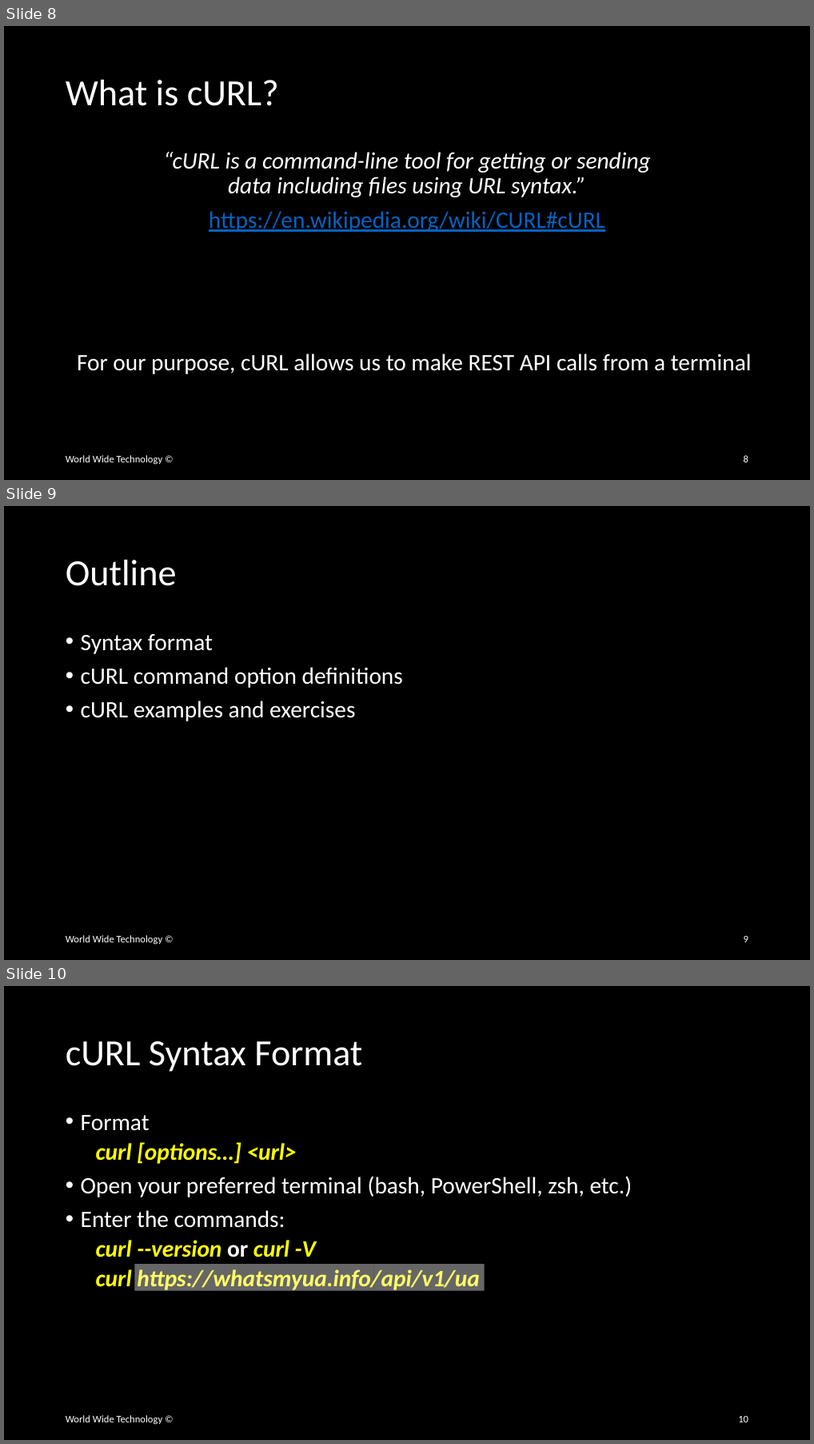
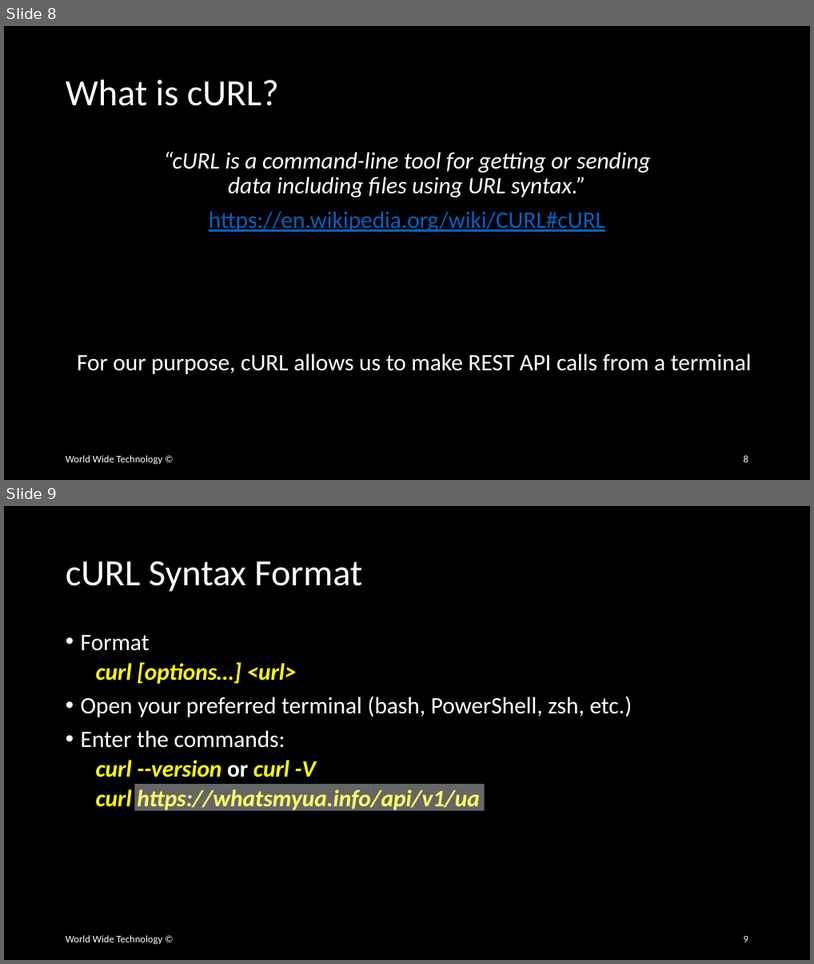
Before and after one commit to wwt/curl-requests-foundations, a slide deck: curl-requests-foundations.pptx. Shown one above the other, each under a label of ours: slides 8, 9 and 10 before the commit, slides 8 and 9 after it. The pictures are 814x1444 and 814x964 pixels, drawn with LibreOffice and Linux fonts; fonts in the diff are those of the drawing. Boxes give left, top, right and bottom in pixels: in the first picture for what was removed or moved away, otherwise in the second. Text is boxed around its words. In the diff, an @@ line names an element or a change of style, - is before the commit and + after.

```diff
--- a/curl-requests-foundations.pptx
+++ b/curl-requests-foundations.pptx
@@ slide 9 removed at (x1=4, y1=506, x2=810, y2=960), background #000000 @@
@@ title removed at (x1=66, y1=560, x2=177, y2=586) @@
-Outline
@@ text removed at (x1=81, y1=634, x2=403, y2=721) @@
-• Syntax format
-• cURL command option definitions
-• cURL examples and exercises
@@ text removed at (x1=66, y1=935, x2=163, y2=944) @@
-World Wide Technology ©
@@ page number removed at (x1=744, y1=936, x2=749, y2=942) @@
-9
@@ what was slide 10 is now slide 9 @@
@@ page number at (x1=744, y1=936, x2=749, y2=942): text changed @@
-10
+9
```
Also in this commit, not shown: 1 slide added.
